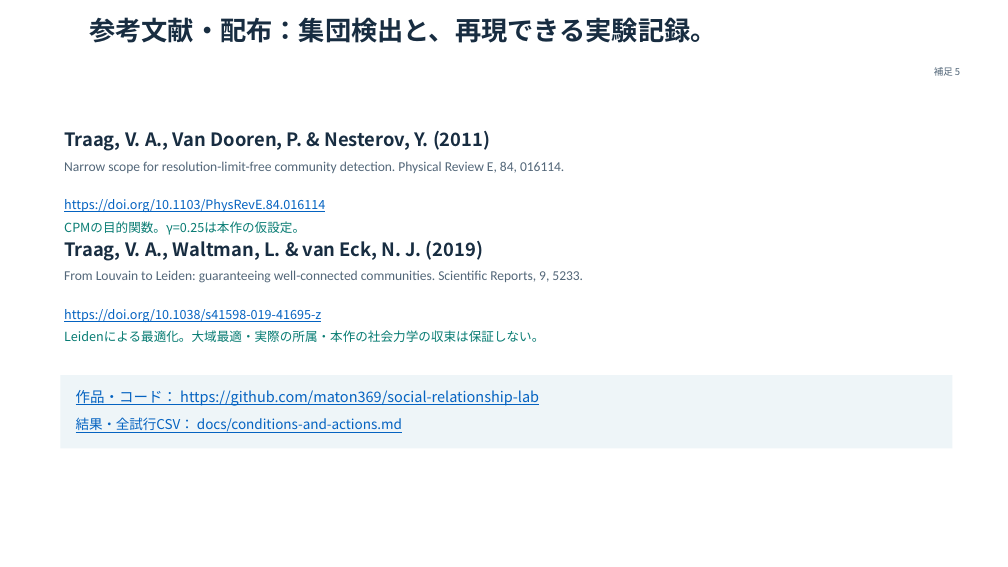
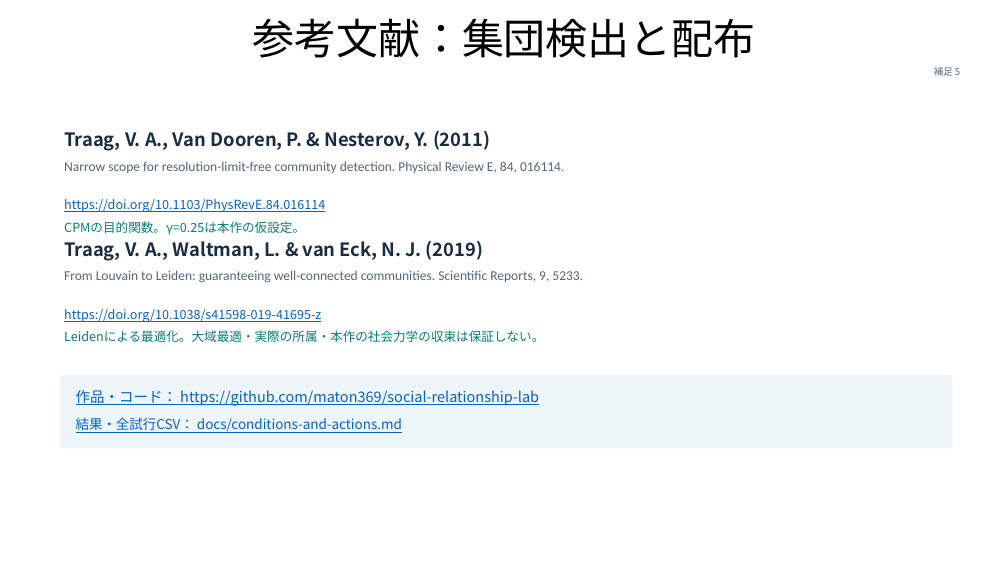
Before and after one commit to maton369/social-relationship-lab, a slide deck: slide 13 of presentation/Social_Relationship_Lab.pptx. Drawn at 1008x567 pixels with LibreOffice and Linux fonts; fonts in the diff are those of the drawing; background and template pictures are left out. Boxes give left, top, right and bottom in pixels: in the first picture for what was removed or moved away, otherwise in the second. Text is boxed around its words. In the diff, an @@ line names an element or a change of style, - is before the commit and + after.

```diff
--- a/presentation/Social_Relationship_Lab.pptx
+++ b/presentation/Social_Relationship_Lab.pptx
@@ title "参考文献：集団検出と配布" at box(252, 18, 756, 58): vertical alignment top to middle @@
@@ title at box(252, 18, 756, 58): text changed; size 25 to 40 pt; text colour #182D41 to #000000; bold off @@
-参考文献・配布：集団検出と、再現できる実験記録。
+参考文献：集団検出と配布
```
Also in this commit, not shown: 11 other slides changed, 23 other files.
